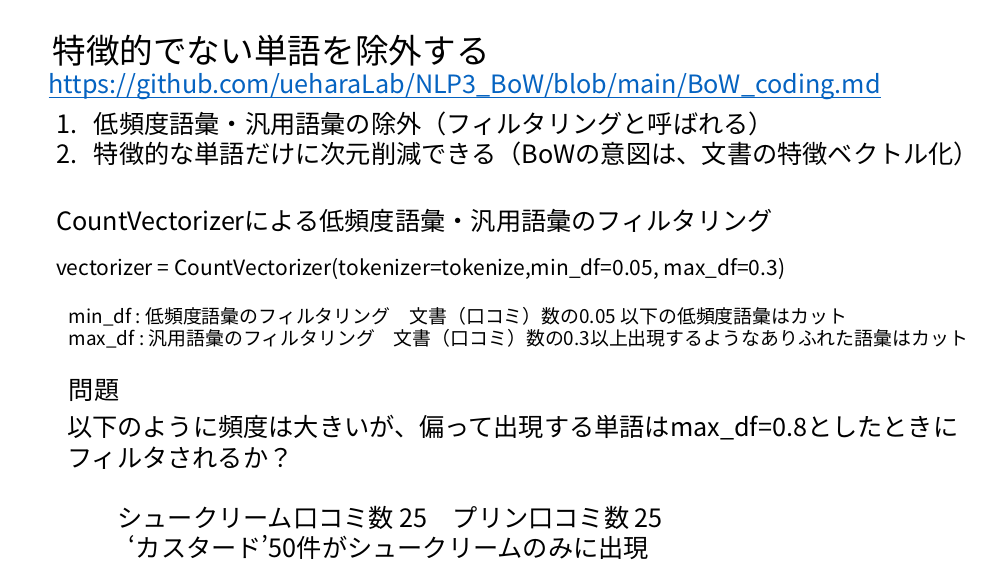
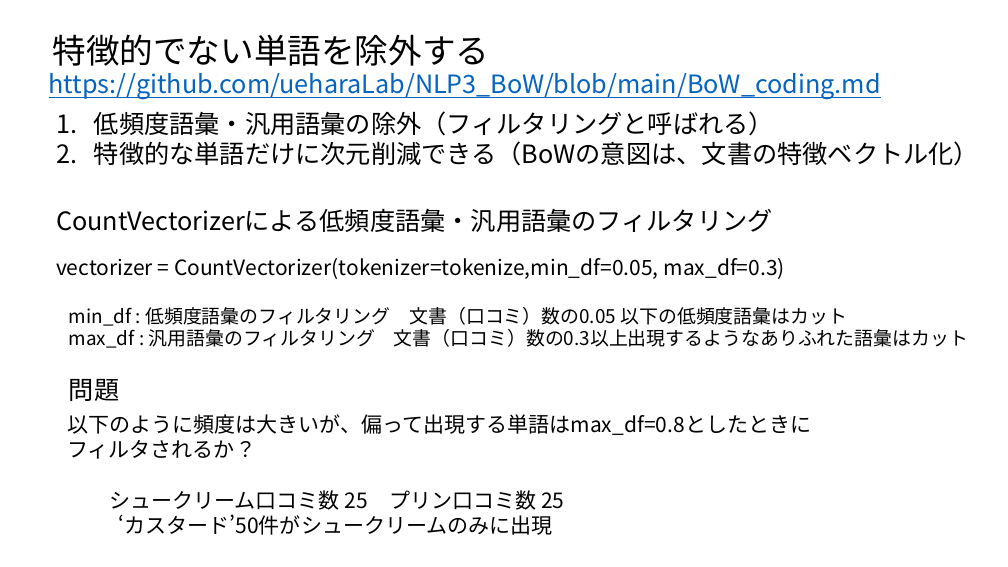
Before and after one commit to ueharaLab/NLP3_BoW, a slide deck: slide 22 of textmining3 BOW.pptx (slide 20 before the commit). Drawn at 1008x567 pixels with LibreOffice and Linux fonts; fonts in the diff are those of the drawing. Boxes give left, top, right and bottom in pixels: in the first picture for what was removed or moved away, otherwise in the second. Text is boxed around its words. In the diff, an @@ line names an element or a change of style, - is before the commit and + after.

```diff
--- a/textmining3 BOW.pptx
+++ b/textmining3 BOW.pptx
@@ text "以下のように頻度は大きいが、偏って出現する単語はmax_df=0.8としたときに" at <box>67,414,811,535</box>: size 24 to 20 pt @@
```
Also in this commit, not shown: 3 other slides changed, 3 slides added, 2 other files.
